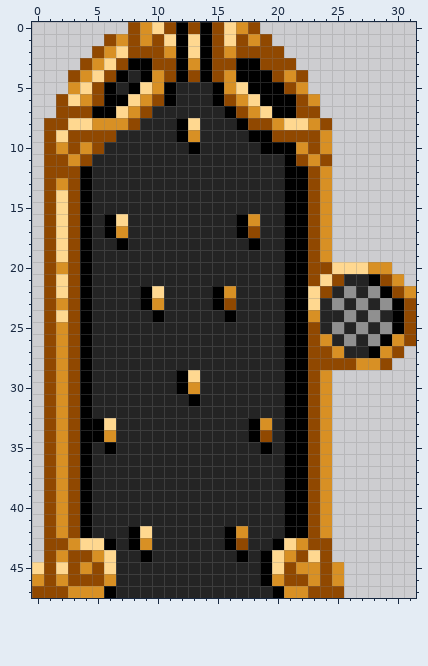
Edited in one commit: pixel-art sprite (objects/unsungoutfitter/unsungoutfitter.png). That is the earlier state.
The file is 32x48 pixels.
After:
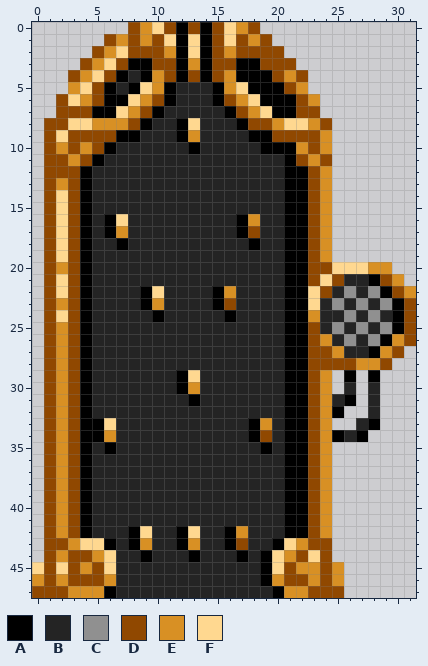
Palette (. is transparent): A #000000  B #242424  C #909090  D #904800  E #d89024  F #ffd890
Difference:
{"y":7,"x":10,"old":"B","new":"A"}
{"y":8,"x":9,"old":"B","new":"A"}
{"y":9,"x":7,"old":"BB","new":"AA"}
{"y":10,"x":6,"old":"B","new":"A"}
{"y":11,"x":5,"old":"B","new":"A"}
{"y":29,"x":26,"old":".","new":"A"}
{"y":29,"x":28,"old":".","new":"A"}
{"y":30,"x":26,"old":".","new":"B"}
{"y":30,"x":28,"old":".","new":"B"}
{"y":31,"x":25,"old":"..","new":"BA"}
{"y":31,"x":28,"old":".","new":"B"}
{"y":32,"x":25,"old":".","new":"A"}
{"y":32,"x":28,"old":".","new":"B"}
{"y":33,"x":27,"old":"..","new":"BA"}
{"y":34,"x":25,"old":"...","new":"ABA"}
{"y":42,"x":12,"old":"BB","new":"AF"}
{"y":43,"x":12,"old":"BB","new":"AE"}
{"y":44,"x":13,"old":"B","new":"A"}
{"label":"changed","picture_box":[92,106,164,166]}
{"label":"added","picture_box":[332,370,380,442]}
{"label":"changed","picture_box":[176,526,200,562]}
